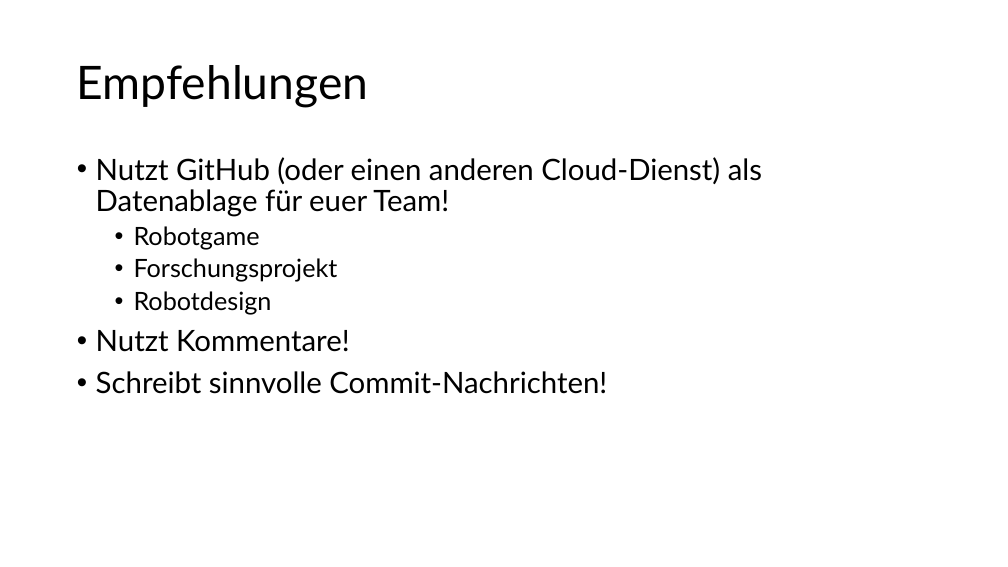
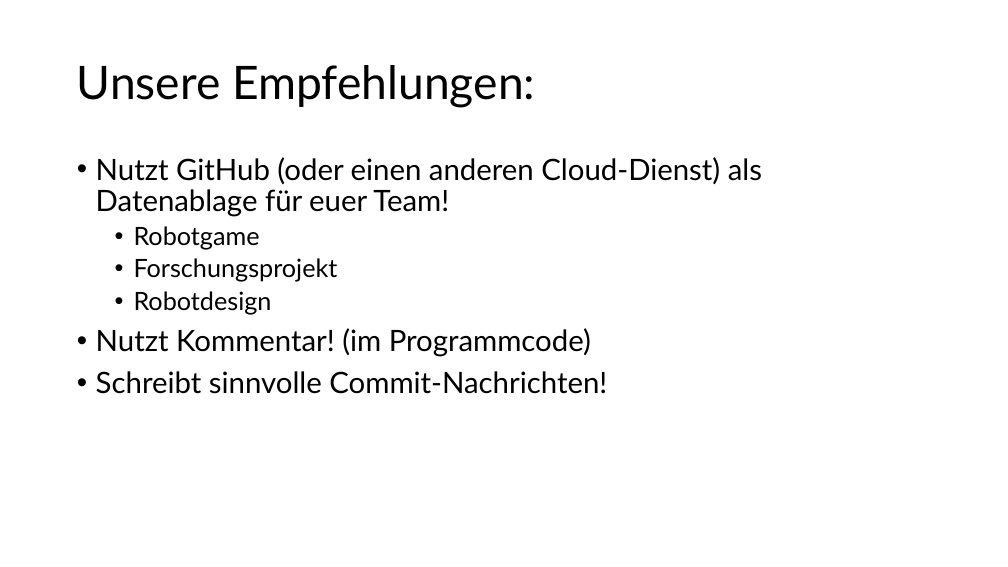
Before and after one commit to Mac-Lego-RMS/HoT_Meetup_2024, a slide deck: slide 29 of HoT-Meetup_2024_Pybricks.pptx. Drawn at 1008x567 pixels with LibreOffice and Linux fonts; fonts in the diff are those of the drawing. Boxes give left, top, right and bottom in pixels: in the first picture for what was removed or moved away, otherwise in the second. Text is boxed around its words. In the diff, an @@ line names an element or a change of style, - is before the commit and + after.

```diff
--- a/HoT-Meetup_2024_Pybricks.pptx
+++ b/HoT-Meetup_2024_Pybricks.pptx
@@ title at (x1=77, y1=65, x2=535, y2=108): text changed @@
-Empfehlungen
+Unsere Empfehlungen:
@@ text at (x1=96, y1=328, x2=591, y2=356): text changed @@
-• Nutzt Kommentare!
+• Nutzt Kommentar! (im Programmcode)
```
Also in this commit, not shown: 5 other slides changed.
